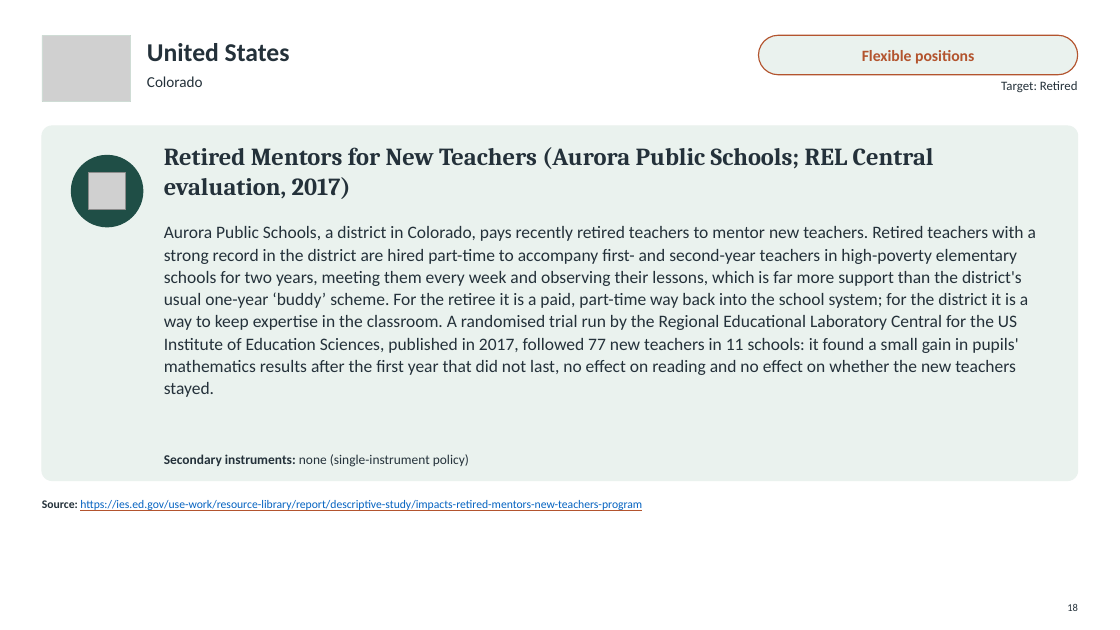
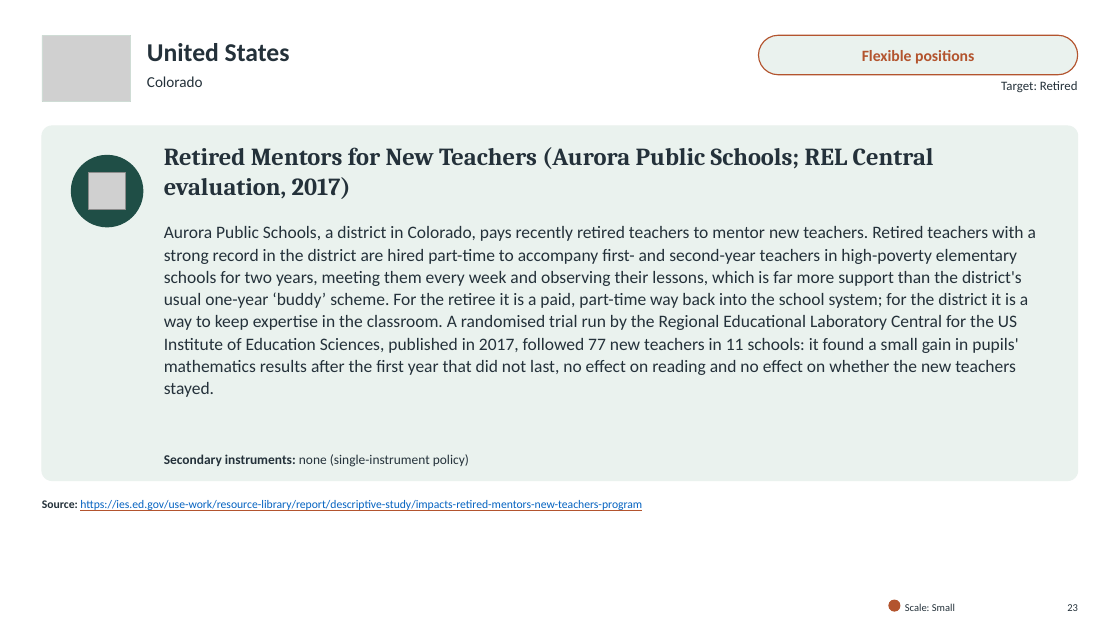
Before and after one commit to jedr1-ship-it/Alternative-Pathways----Quant, a slide deck: slide 23 of policies/Re-attracting_Former_Teachers.pptx (slide 18 before the commit). Drawn at 1120x630 pixels with LibreOffice and Linux fonts; fonts in the diff are those of the drawing; grey boxes stand for pictures. Boxes give left, top, right and bottom in pixels: in the first picture for what was removed or moved away, otherwise in the second. Text is boxed around its words. In the diff, an @@ line names an element or a change of style, - is before the commit and + after.

```diff
--- a/policies/Re-attracting_Former_Teachers.pptx
+++ b/policies/Re-attracting_Former_Teachers.pptx
@@ ellipse added at (x1=889, y1=600, x2=900, y2=611), fill #B3542E, outline #B3542E 1 pt @@
@@ text added at (x1=905, y1=603, x2=955, y2=611), 9 pt, text #24313A @@
+Scale: Small
@@ text at (x1=1067, y1=604, x2=1078, y2=611): text changed @@
-18
+23
```
Also in this commit, not shown: 17 other slides changed, 15 slides added, 1 slide removed, 5 other files.
